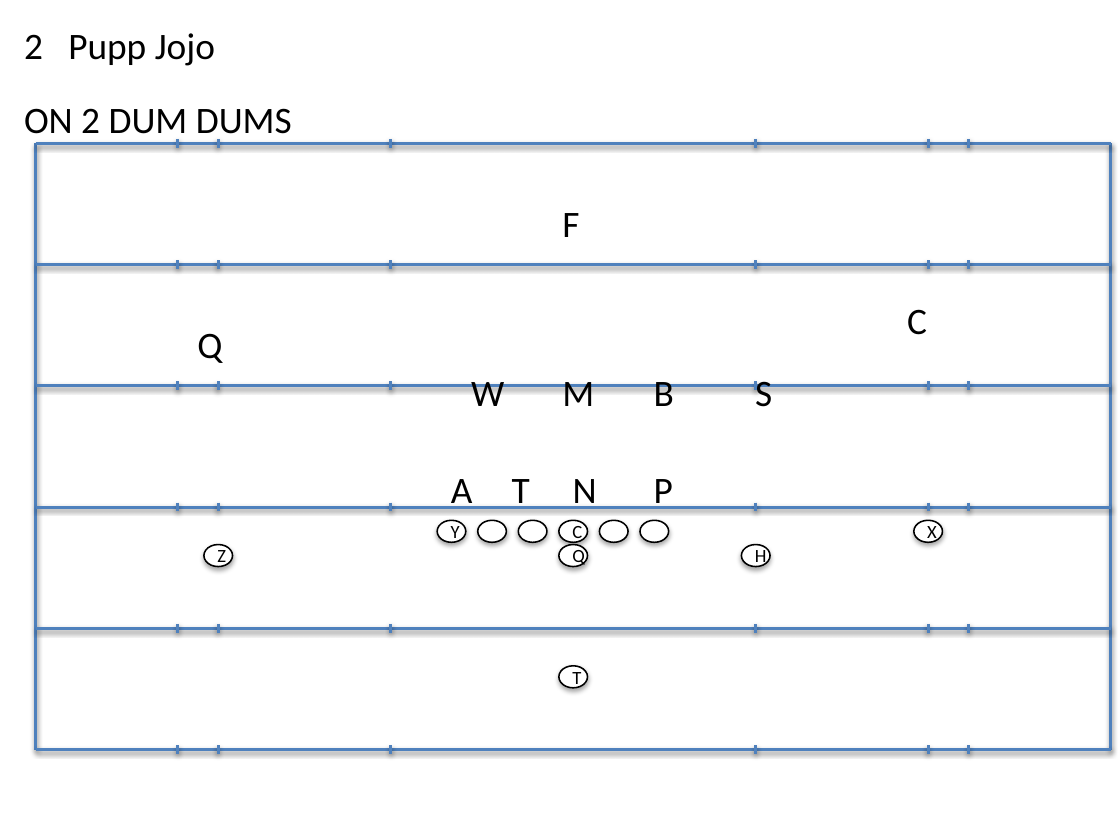
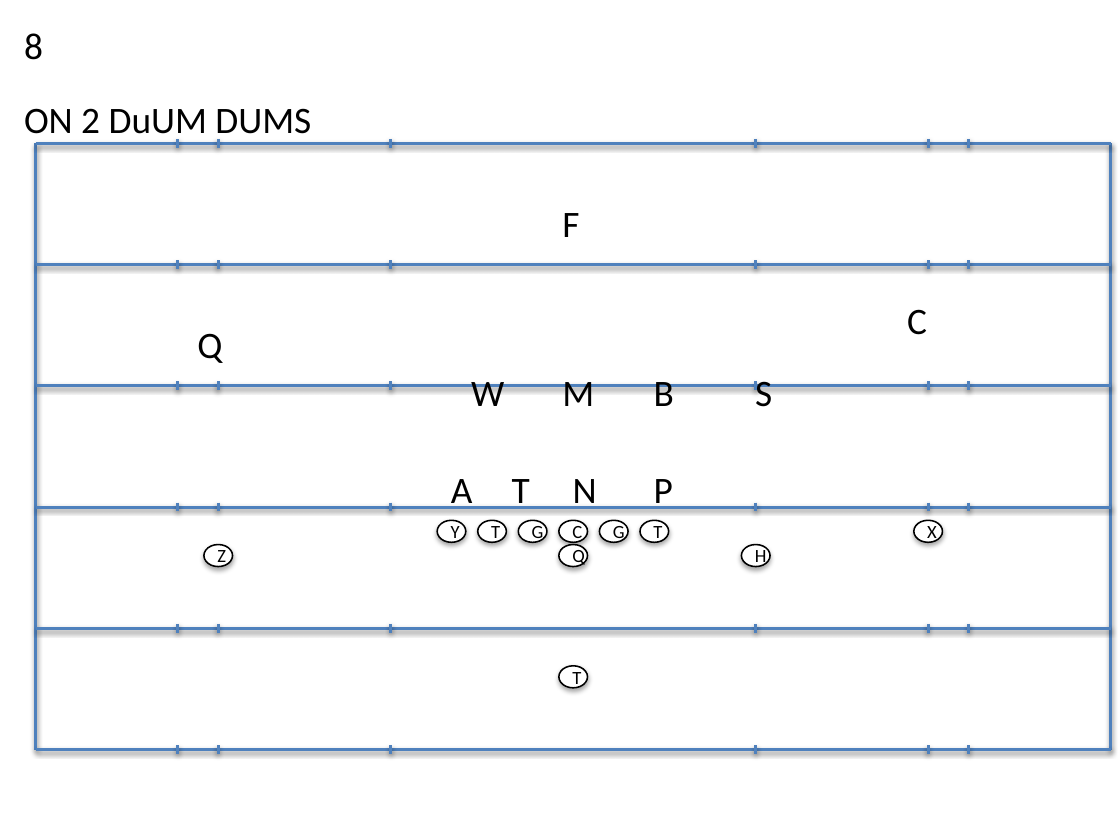
Before and after one commit to Aceplace/ScoutCardMakerPy, a slide deck: slide 8 of output.pptx (slide 2 before the commit). Drawn at 1120x840 pixels with LibreOffice and Linux fonts; fonts in the diff are those of the drawing. Boxes give left, top, right and bottom in pixels: in the first picture for what was removed or moved away, otherwise in the second. Text is boxed around its words. In the diff, an @@ line names an element or a change of style, - is before the commit and + after.

```diff
--- a/output.pptx
+++ b/output.pptx
@@ text at bbox=[24, 33, 43, 60]: text changed @@
-2 Pupp Jojo
+8
@@ text at bbox=[24, 108, 311, 143]: text changed @@
-ON 2 DUM DUMS
+ON 2 DuUM DUMS
@@ text in ellipse at bbox=[491, 526, 500, 544]: text added @@
+T
@@ text in ellipse at bbox=[532, 523, 544, 544]: text added @@
+G
@@ text in ellipse at bbox=[613, 523, 625, 544]: text added @@
+G
@@ text in ellipse at bbox=[653, 526, 662, 544]: text added @@
+T
```
Also in this commit, not shown: 5 other slides changed, 8 slides added, 9 other files.
